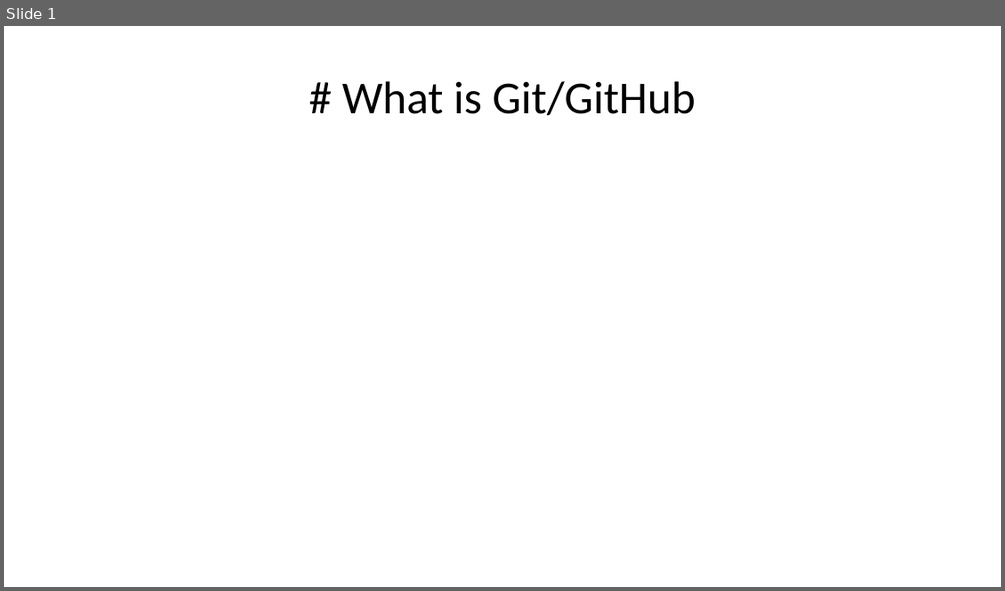
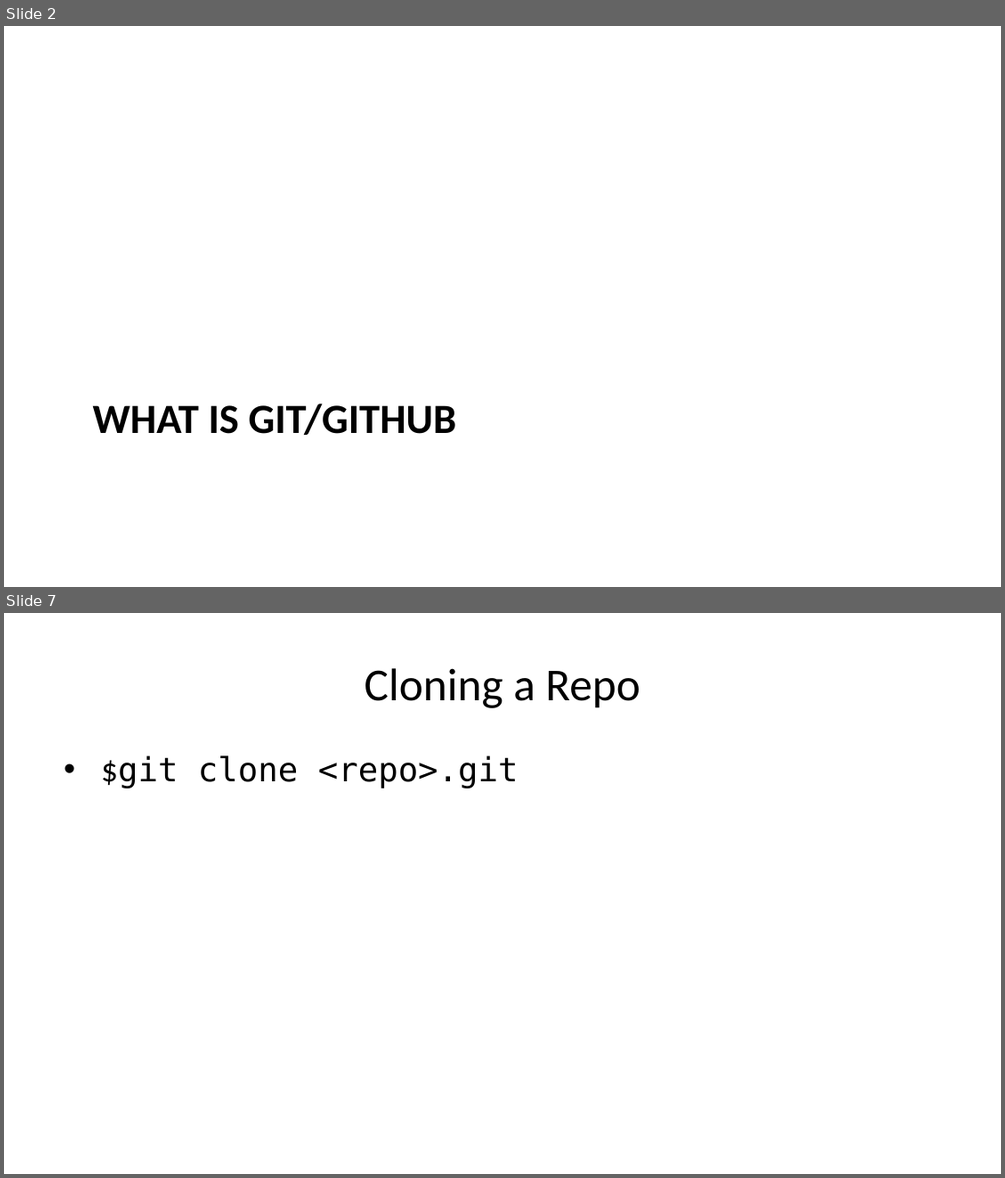
Before and after one commit to dhelgerson/ObsidianVault, a slide deck: git-pres.pptx. Shown one above the other, each under a label of ours: slide 1 before the commit, slides 2 and 7 after it; the slides between them are not shown. The pictures are 1005x591 and 1005x1178 pixels, drawn with LibreOffice and Linux fonts; fonts in the diff are those of the drawing. Boxes give left, top, right and bottom in pixels: in the first picture for what was removed or moved away, otherwise in the second. Text is boxed around its words. In the diff, an @@ line names an element or a change of style, - is before the commit and + after.

```diff
--- a/git-pres.pptx
+++ b/git-pres.pptx
@@ slide 7 added at [4, 613, 1001, 1174], background #FFFFFF @@
@@ title added at [364, 668, 639, 708], 33 pt, text #000000 @@
+Cloning a Repo
@@ text added at [101, 755, 518, 788], 24 pt, text #000000 @@
+• $git clone <repo>.git
@@ what was slide 1 is now slide 2 @@
@@ slide 2 changed as well @@
@@ title "WHAT IS GIT/GITHUB" at [93, 403, 457, 435]: vertical alignment middle to top @@
@@ title at [93, 403, 457, 435]: text changed; size 33 to 30 pt; bold on @@
-# What is Git/GitHub
+WHAT IS GIT/GITHUB
```
Also in this commit, not shown: 1 other slide changed, 19 other slides added, 1 other file.
